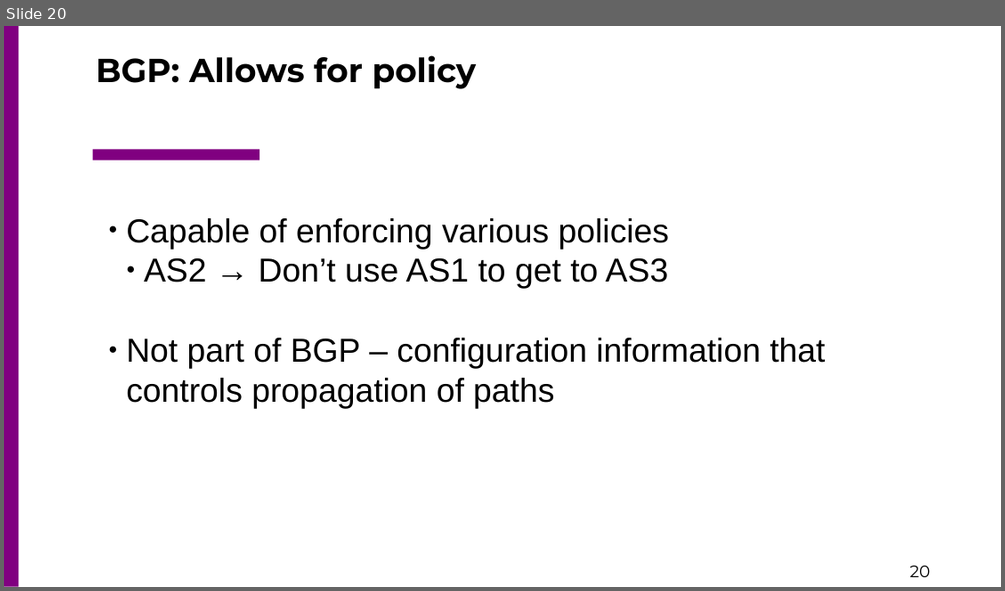
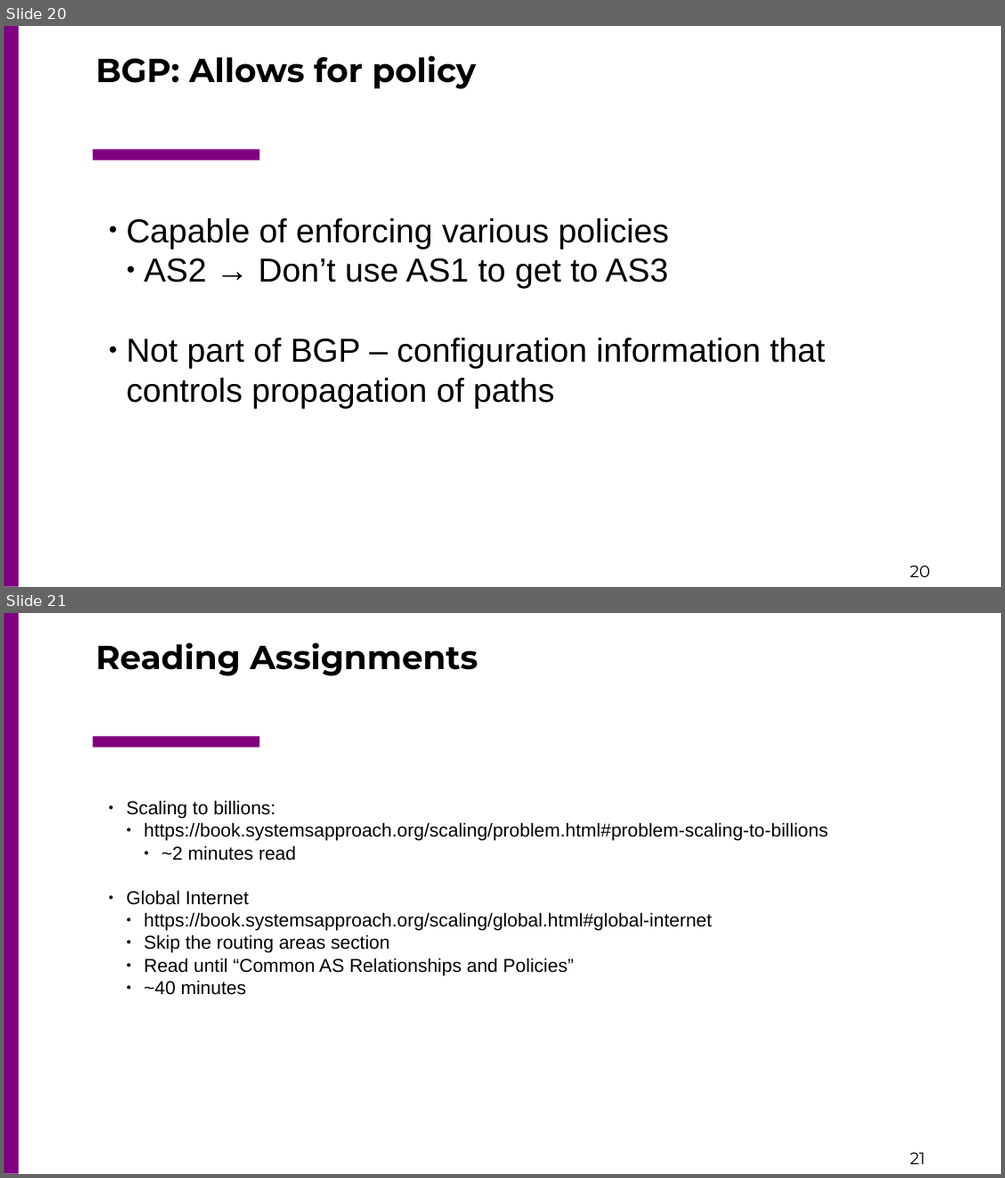
Before and after one commit to csc4200/csc4200.github.io, a slide deck: docs/lectures_source/class_slides-17.odp. Shown one above the other, each under a label of ours: slide 20 before the commit, slides 20 and 21 after it. The pictures are 1005x591 and 1005x1178 pixels, drawn with LibreOffice and Linux fonts; fonts in the diff are those of the drawing. Boxes give left, top, right and bottom in pixels: in the first picture for what was removed or moved away, otherwise in the second. Text is boxed around its words. In the diff, an @@ line names an element or a change of style, - is before the commit and + after.

```diff
--- a/docs/lectures_source/class_slides-17.odp
+++ b/docs/lectures_source/class_slides-17.odp
@@ slide 21 added at (x1=4, y1=613, x2=1001, y2=1174), background #FFFFFF; not listed: 3 template elements that a slide beside it also shows @@
@@ title added at (x1=96, y1=642, x2=477, y2=676), 32 pt, text #000000, bold @@
+Reading Assignments
@@ text added at (x1=126, y1=800, x2=828, y2=995), 18 pt, text #000000 @@
+● Scaling to billions:
+  ● https://book.systemsapproach.org/scaling/problem.html#problem-scaling-to-billions
+    ● ~2 minutes read
+● Global Internet
+  ● https://book.systemsapproach.org/scaling/global.html#global-internet
+  ● Skip the routing areas section
+  ● Read until “Common AS Relationships and Policies”
+  ● ~40 minutes
```
Also in this commit, not shown: 1 slide removed, 25 other files.
